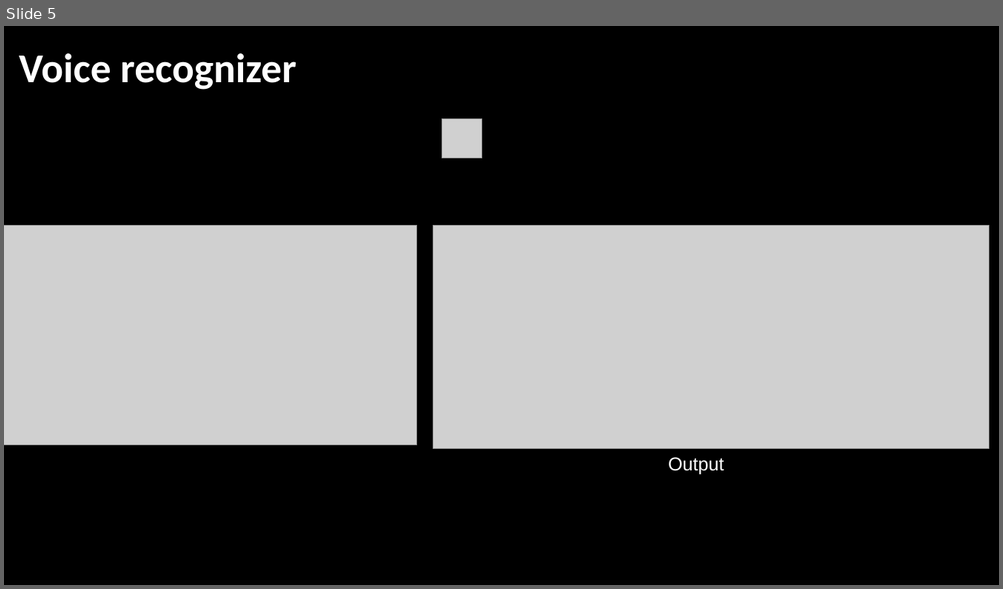
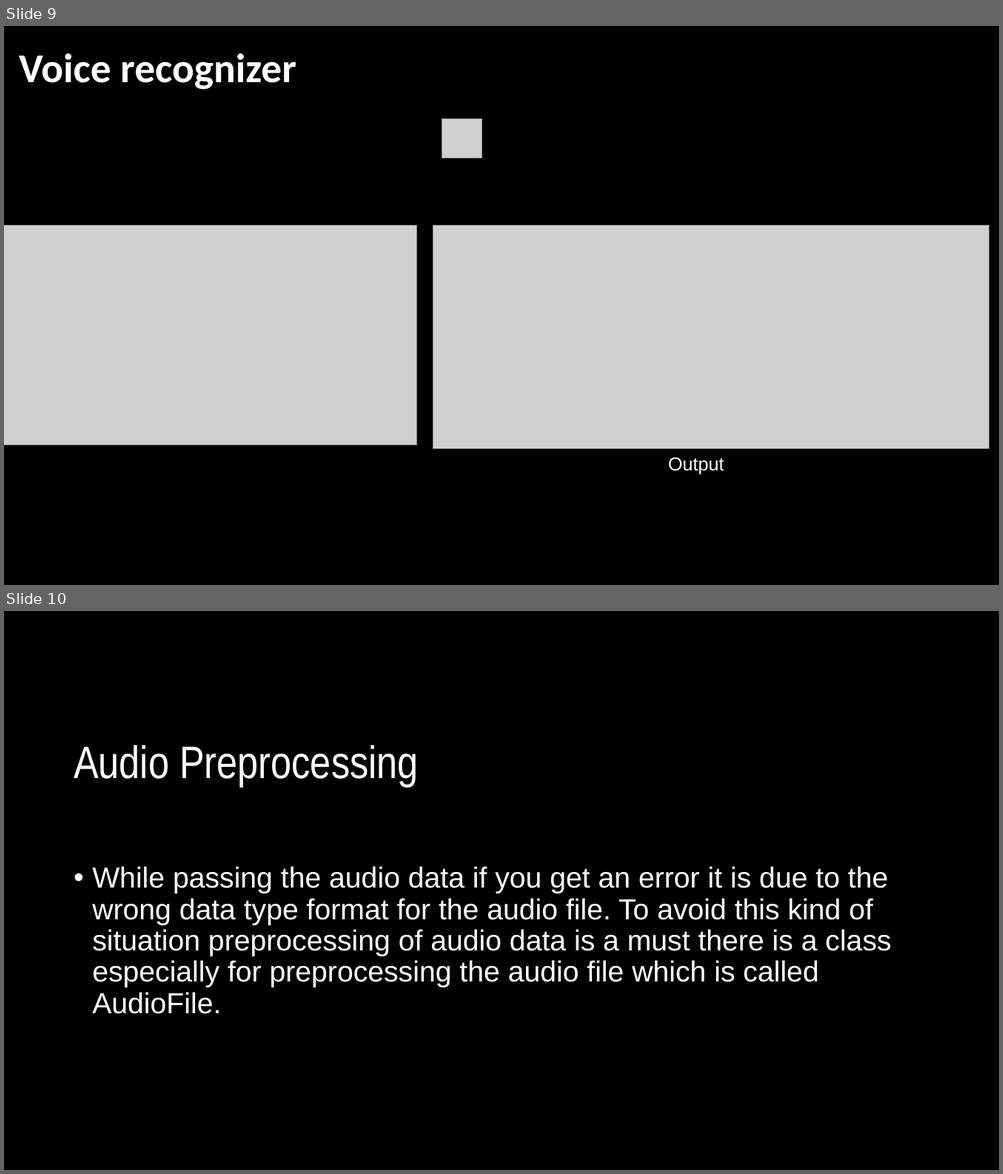
Before and after one commit to MohamedAbdelfattah10/pattern-recognition, a slide deck: speech_recognition/Speech_Recognition (Main Project).pptx. Shown one above the other, each under a label of ours: slide 5 before the commit, slides 9 and 10 after it. The pictures are 1003x589 and 1003x1174 pixels, drawn with LibreOffice and Linux fonts; fonts in the diff are those of the drawing; grey boxes stand for pictures. Boxes give left, top, right and bottom in pixels: in the first picture for what was removed or moved away, otherwise in the second. Text is boxed around its words. In the diff, an @@ line names an element or a change of style, - is before the commit and + after.

```diff
--- a/speech_recognition/Speech_Recognition (Main Project).pptx
+++ b/speech_recognition/Speech_Recognition (Main Project).pptx
@@ slide 10 added at [4,611,999,1170], background #000000 @@
@@ title added at [74,745,418,787], 44 pt, text #FFFFFF @@
+Audio Preprocessing
@@ text added at [92,866,891,1014], 28 pt, text #FFFFFF @@
+• While passing the audio data if you get an error it is due to the wrong data type format for the audio file. To avoid this kind of situation preprocessing of audio data is a must there is a class especially for preprocessing the audio file which is called AudioFile.
@@ what was slide 5 is now slide 9 @@
```
Also in this commit, not shown: 2 slides changed, 5 other slides added, 7 other files.
